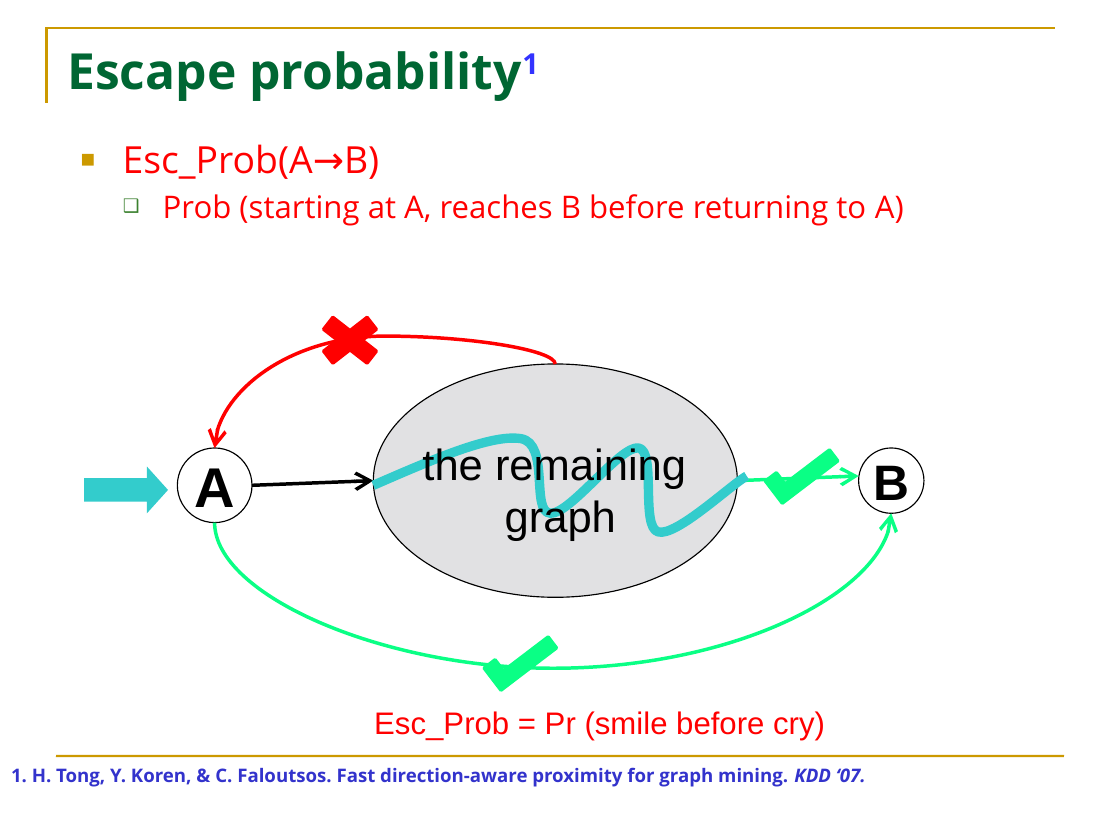
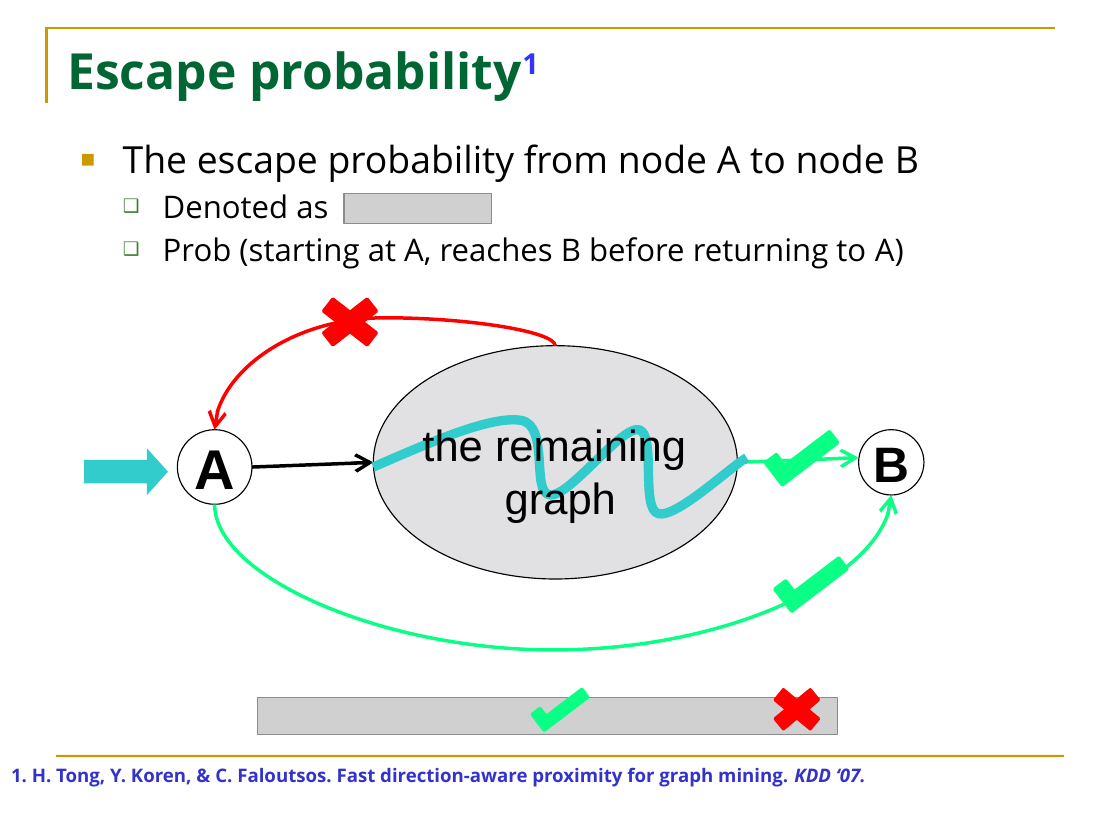
Before and after one commit to HuanSGT/rw-dir-prox, a slide deck: slide 8 of Random Walk based Proximity Measures in Directed Graphs.pptx. Drawn at 1120x840 pixels with LibreOffice and Linux fonts; fonts in the diff are those of the drawing; grey boxes stand for pictures. Boxes give left, top, right and bottom in pixels: in the first picture for what was removed or moved away, otherwise in the second. Text is boxed around its words. In the diff, an @@ line names an element or a change of style, - is before the commit and + after.

```diff
--- a/Random Walk based Proximity Measures in Directed Graphs.pptx
+++ b/Random Walk based Proximity Measures in Directed Graphs.pptx
@@ text at (123, 144, 919, 219): text changed; text colour #FF0000 to #000000 @@
-■ Esc_Prob(A→B)
+■ The escape probability from node A to node B
+  ❑ Denoted as
@@ picture added at (344, 194, 492, 224) @@
@@ text at (163, 237, 904, 269): text colour #FF0000 to #000000 in "Prob (starting at A, reaches B before ..." @@
@@ 3 ellipses, 2 curved arrows, 1 text, 1 arrow, 1 corner, 1 right arrow, 1 freeform shape, 1 cross: place and size @@
-3 ellipses, 2 curved arrows, 1 text, 1 arrow, 1 corner, 1 right arrow, 1 freeform shape, 1 cross at (84, 308, 924, 669)
+3 ellipses, 2 curved arrows, 1 text, 1 arrow, 1 corner, 1 right arrow, 1 freeform shape, 1 cross at (84, 289, 924, 650)
@@ arrow moved from (252, 485) - (373, 480) to (252, 467) - (373, 463) @@
@@ corner: place and size @@
-corner at (484, 626, 556, 690)
+corner at (775, 547, 847, 612)
@@ corner added at (532, 681, 587, 730), fill #0AFF85, outline #0AFF85 2 pt @@
@@ cross added at (763, 681, 830, 737), fill #FF0000, outline #FF0000 2 pt @@
@@ picture added at (258, 698, 838, 735) @@
@@ text removed at (374, 711, 825, 740) @@
-Esc_Prob = Pr (smile before cry)
```
Also in this commit, not shown: 11 other slides changed, 2 slides added.
